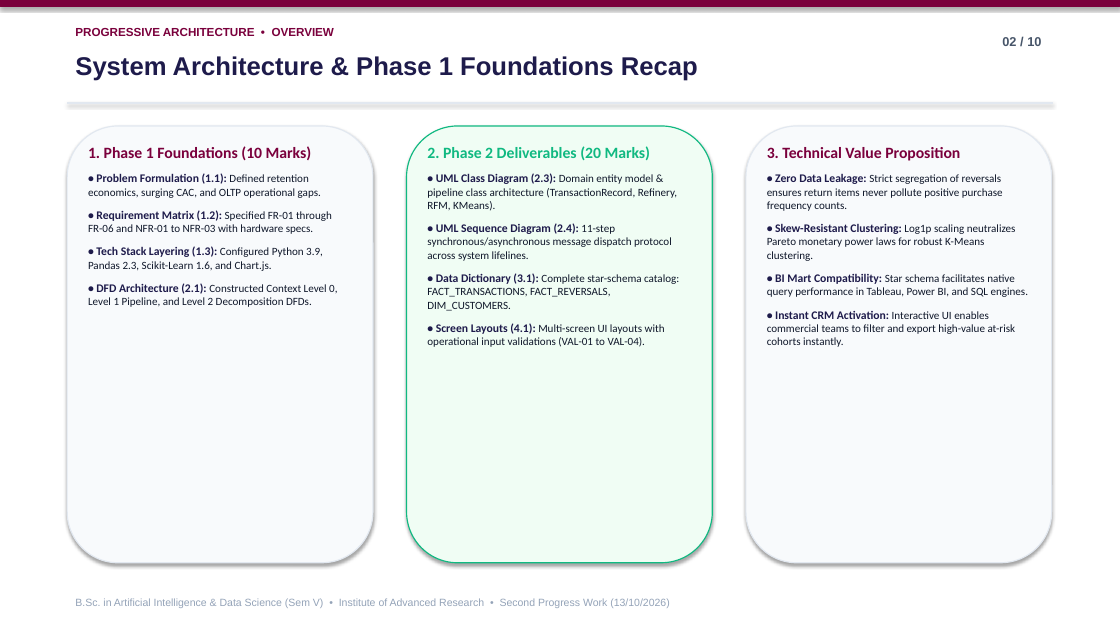
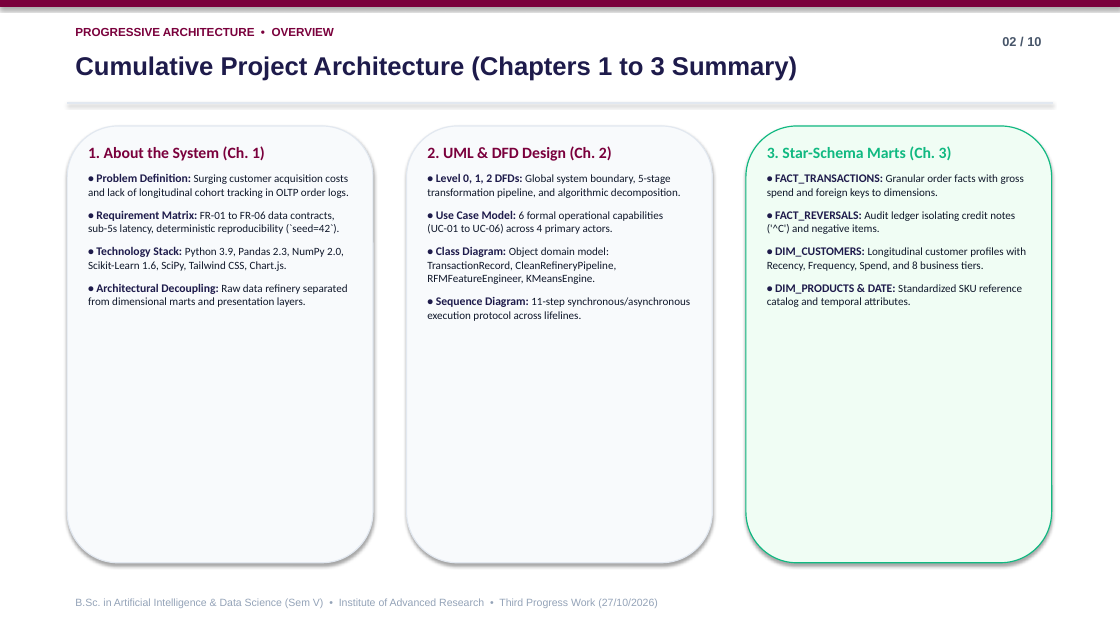
Before and after one commit to Deep-k-coder/ecommerce-rfm-analytics, a slide deck: slide 2 of Deep_Koshiya_ProjectPresentation.pptx. Drawn at 1120x630 pixels with LibreOffice and Linux fonts; fonts in the diff are those of the drawing. Boxes give left, top, right and bottom in pixels: in the first picture for what was removed or moved away, otherwise in the second. Text is boxed around its words. In the diff, an @@ line names an element or a change of style, - is before the commit and + after.

Commit message:
feat(phase3): deliver complete Third Progress Work (27/10/2026 - 10 Marks) report and presentation

```diff
--- a/Deep_Koshiya_ProjectPresentation.pptx
+++ b/Deep_Koshiya_ProjectPresentation.pptx
@@ text at bbox=[75, 56, 797, 81]: text changed @@
-System Architecture & Phase 1 Foundations Recap
+Cumulative Project Architecture (Chapters 1 to 3 Summary)
@@ text at bbox=[88, 146, 348, 307]: text changed @@
-1. Phase 1 Foundations (10 Marks)
-• Problem Formulation (1.1): Defined retention economics, surging CAC, and OLTP operational gaps.
-• Requirement Matrix (1.2): Specified FR-01 through FR-06 and NFR-01 to NFR-03 with hardware specs.
-• Tech Stack Layering (1.3): Configured Python 3.9, Pandas 2.3, Scikit-Learn 1.6, and Chart.js.
-• DFD Architecture (2.1): Constructed Context Level 0, Level 1 Pipeline, and Level 2 Decomposition DFDs.
+1. About the System (Ch. 1)
+• Problem Definition: Surging customer acquisition costs and lack of longitudinal cohort tracking in OLTP order logs.
+• Requirement Matrix: FR-01 to FR-06 data contracts, sub-5s latency, deterministic reproducibility (`seed=42`).
+• Technology Stack: Python 3.9, Pandas 2.3, NumPy 2.0, Scikit-Learn 1.6, SciPy, Tailwind CSS, Chart.js.
+• Architectural Decoupling: Raw data refinery separated from dimensional marts and presentation layers.
@@ rounded rectangle at bbox=[407, 126, 712, 563]: fill #F0FDF4 to #F8FAFC; outline #10B981 1 pt to #E2E8F0 1 pt @@
@@ text at bbox=[427, 146, 691, 321]: text changed @@
-2. Phase 2 Deliverables (20 Marks)
-• UML Class Diagram (2.3): Domain entity model & pipeline class architecture (TransactionRecord, Refinery, RFM, KMeans).
-• UML Sequence Diagram (2.4): 11-step synchronous/asynchronous message dispatch protocol across system lifelines.
-• Data Dictionary (3.1): Complete star-schema catalog: FACT_TRANSACTIONS, FACT_REVERSALS, DIM_CUSTOMERS.
-• Screen Layouts (4.1): Multi-screen UI layouts with operational input validations (VAL-01 to VAL-04).
+2. UML & DFD Design (Ch. 2)
+• Level 0, 1, 2 DFDs: Global system boundary, 5-stage transformation pipeline, and algorithmic decomposition.
+• Use Case Model: 6 formal operational capabilities (UC-01 to UC-06) across 4 primary actors.
+• Class Diagram: Object domain model: TransactionRecord, CleanRefineryPipeline, RFMFeatureEngineer, KMeansEngine.
+• Sequence Diagram: 11-step synchronous/asynchronous execution protocol across lifelines.
@@ rounded rectangle at bbox=[746, 126, 1052, 563]: fill #F8FAFC to #F0FDF4; outline #E2E8F0 1 pt to #10B981 1 pt @@
@@ text at bbox=[767, 146, 1026, 307]: text changed @@
-3. Technical Value Proposition
-• Zero Data Leakage: Strict segregation of reversals ensures return items never pollute positive purchase frequency counts.
-• Skew-Resistant Clustering: Log1p scaling neutralizes Pareto monetary power laws for robust K-Means clustering.
-• BI Mart Compatibility: Star schema facilitates native query performance in Tableau, Power BI, and SQL engines.
-• Instant CRM Activation: Interactive UI enables commercial teams to filter and export high-value at-risk cohorts instantly.
+3. Star-Schema Marts (Ch. 3)
+• FACT_TRANSACTIONS: Granular order facts with gross spend and foreign keys to dimensions.
+• FACT_REVERSALS: Audit ledger isolating credit notes ('^C') and negative items.
+• DIM_CUSTOMERS: Longitudinal customer profiles with Recency, Frequency, Spend, and 8 business tiers.
+• DIM_PRODUCTS & DATE: Standardized SKU reference catalog and temporal attributes.
@@ text at bbox=[75, 598, 658, 608]: text changed @@
-B.Sc. in Artificial Intelligence & Data Science (Sem V) • Institute of Advanced Research • Second Progress Work (13/10/2026)
+B.Sc. in Artificial Intelligence & Data Science (Sem V) • Institute of Advanced Research • Third Progress Work (27/10/2026)
```
Also in this commit, not shown: 5 other slides changed, 4 slides added, 4 slides removed, 20 other files.
